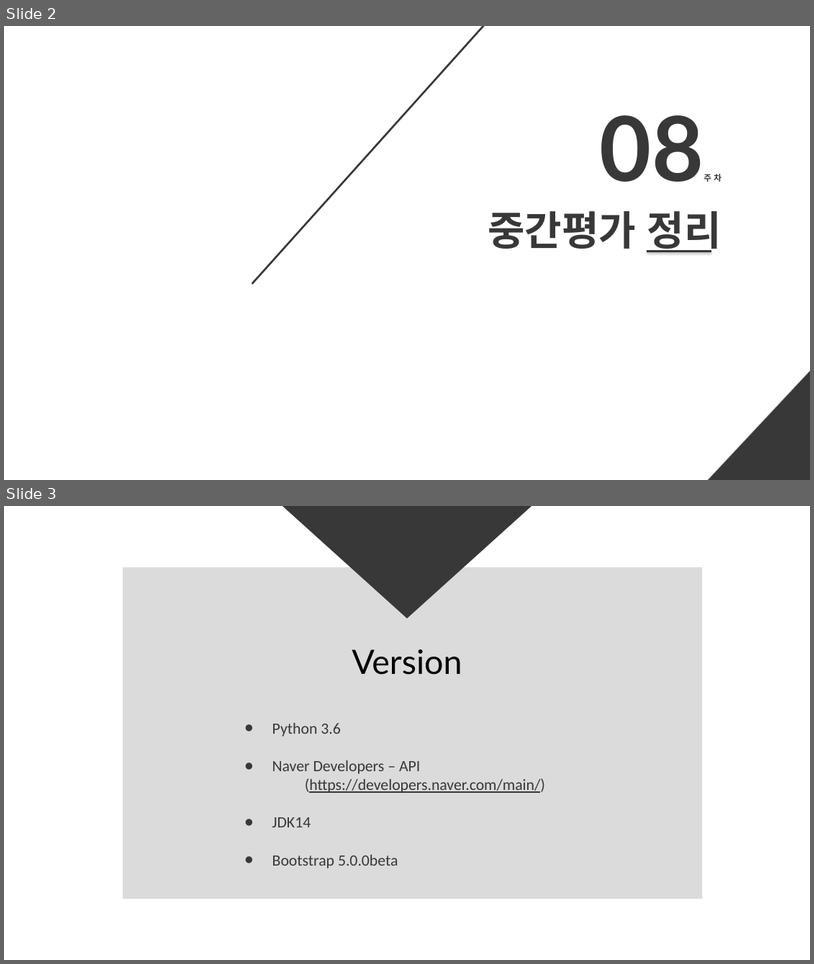
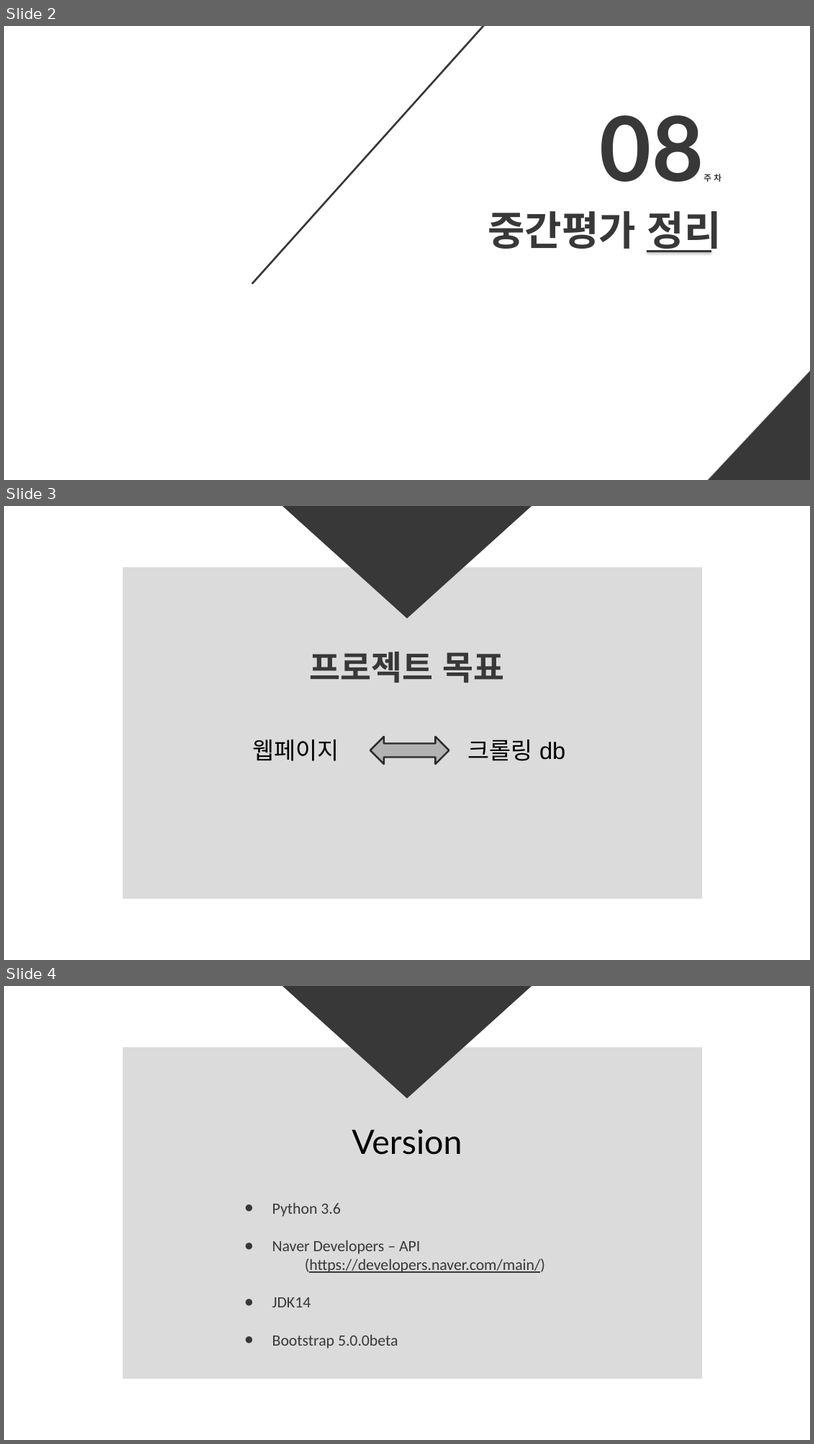
Before and after one commit to kd2675/Capstone1, a slide deck: 캡스톤v2.0.pptx. Shown one above the other, each under a label of ours: slides 2 and 3 before the commit, slides 2, 3 and 4 after it. The pictures are 814x964 and 814x1444 pixels, drawn with LibreOffice and Linux fonts; fonts in the diff are those of the drawing. Boxes give left, top, right and bottom in pixels: in the first picture for what was removed or moved away, otherwise in the second. Text is boxed around its words. In the diff, an @@ line names an element or a change of style, - is before the commit and + after.

```diff
--- a/캡스톤v2.0.pptx
+++ b/캡스톤v2.0.pptx
@@ slide 3 added at (x1=4, y1=506, x2=810, y2=960), background #FFFFFF; not listed: 2 template elements that a slide beside it also shows @@
@@ title added at (x1=310, y1=651, x2=504, y2=682), 40 pt, text #383838, bold @@
+프로젝트 목표
@@ text added at (x1=252, y1=739, x2=339, y2=761), 28 pt, text #000000 @@
+웹페이지
@@ left right arrow added at (x1=370, y1=736, x2=449, y2=764), fill #B2B2B2, outline #292929 2 pt @@
@@ text added at (x1=468, y1=739, x2=566, y2=761), 28 pt, text #000000 @@
+크롤링 db
@@ what was slide 3 is now slide 4 @@
```
